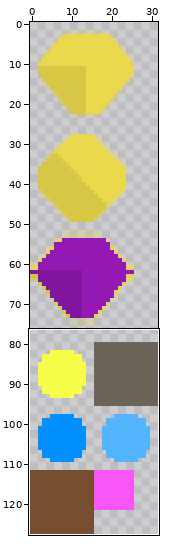
File history of a sprite sheet, images/shared-0-sheet14.png. The first picture is a wide view before the edit; the outline marks the close-up.
Close-up. Before the edit:
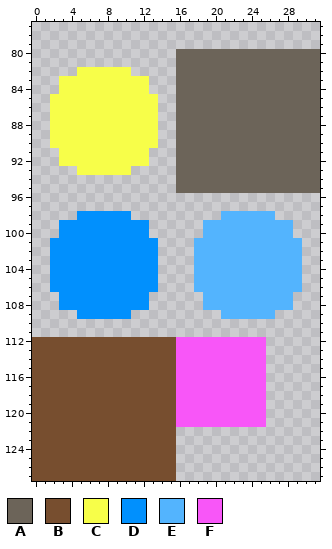
The file is 32x128 pixels. Pixels under 10% opacity are left out. Colours within 5 levels of each other are drawn and written as one. Shown: x 0..31, y 77..127.
Palette (. is transparent): A #6c6459  B #774e2f  C #f7fe49  D #0190fd  E #53b4fe  F #f856f8
Pixels before, first column x 0:
 80 ................AAAAAAAAAAAAAAAA
 81 ................AAAAAAAAAAAAAAAA
 82 .....CCCCCC.....AAAAAAAAAAAAAAAA
 83 ...CCCCCCCCCC...AAAAAAAAAAAAAAAA
 84 ...CCCCCCCCCC...AAAAAAAAAAAAAAAA
 85 ..CCCCCCCCCCCC..AAAAAAAAAAAAAAAA
 86 ..CCCCCCCCCCCC..AAAAAAAAAAAAAAAA
 87 ..CCCCCCCCCCCC..AAAAAAAAAAAAAAAA
 88 ..CCCCCCCCCCCC..AAAAAAAAAAAAAAAA
 89 ..CCCCCCCCCCCC..AAAAAAAAAAAAAAAA
 90 ..CCCCCCCCCCCC..AAAAAAAAAAAAAAAA
 91 ...CCCCCCCCCC...AAAAAAAAAAAAAAAA
 92 ...CCCCCCCCCC...AAAAAAAAAAAAAAAA
 93 .....CCCCCC.....AAAAAAAAAAAAAAAA
 94 ................AAAAAAAAAAAAAAAA
 95 ................AAAAAAAAAAAAAAAA
 96 ................................
 97 ................................
 98 .....DDDDDD..........EEEEEE.....
 99 ...DDDDDDDDDD......EEEEEEEEEE...
100 ...DDDDDDDDDD......EEEEEEEEEE...
101 ..DDDDDDDDDDDD....EEEEEEEEEEEE..
102 ..DDDDDDDDDDDD....EEEEEEEEEEEE..
103 ..DDDDDDDDDDDD....EEEEEEEEEEEE..
104 ..DDDDDDDDDDDD....EEEEEEEEEEEE..
105 ..DDDDDDDDDDDD....EEEEEEEEEEEE..
106 ..DDDDDDDDDDDD....EEEEEEEEEEEE..
107 ...DDDDDDDDDD......EEEEEEEEEE...
108 ...DDDDDDDDDD......EEEEEEEEEE...
109 .....DDDDDD..........EEEEEE.....
110 ................................
111 ................................
112 BBBBBBBBBBBBBBBBFFFFFFFFFF......
113 BBBBBBBBBBBBBBBBFFFFFFFFFF......
114 BBBBBBBBBBBBBBBBFFFFFFFFFF......
115 BBBBBBBBBBBBBBBBFFFFFFFFFF......
116 BBBBBBBBBBBBBBBBFFFFFFFFFF......
117 BBBBBBBBBBBBBBBBFFFFFFFFFF......
118 BBBBBBBBBBBBBBBBFFFFFFFFFF......
119 BBBBBBBBBBBBBBBBFFFFFFFFFF......
120 BBBBBBBBBBBBBBBBFFFFFFFFFF......
121 BBBBBBBBBBBBBBBBFFFFFFFFFF......
122 BBBBBBBBBBBBBBBB................
123 BBBBBBBBBBBBBBBB................
124 BBBBBBBBBBBBBBBB................
125 BBBBBBBBBBBBBBBB................
126 BBBBBBBBBBBBBBBB................
127 BBBBBBBBBBBBBBBB................
New version:
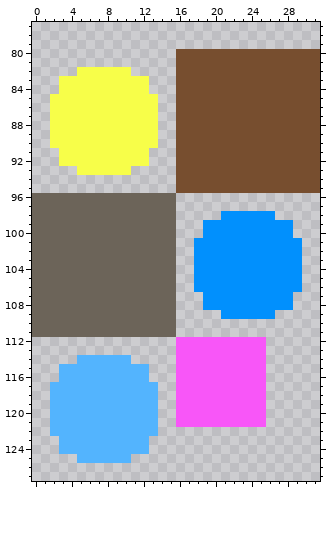
The edit:
y 80..95: x 16..31 AAAAAAAAAAAAAAAA -> BBBBBBBBBBBBBBBB
y 96..97: x 0..15 ................ -> AAAAAAAAAAAAAAAA
y 98: x 0..15 .....DDDDDD..... -> AAAAAAAAAAAAAAAA; x 21..26 EEEEEE -> DDDDDD
y 99..100: x 0..15 ...DDDDDDDDDD... -> AAAAAAAAAAAAAAAA; x 19..28 EEEEEEEEEE -> DDDDDDDDDD
y 101..106: x 0..15 ..DDDDDDDDDDDD.. -> AAAAAAAAAAAAAAAA; x 18..29 EEEEEEEEEEEE -> DDDDDDDDDDDD
y 107..108: x 0..15 ...DDDDDDDDDD... -> AAAAAAAAAAAAAAAA; x 19..28 EEEEEEEEEE -> DDDDDDDDDD
y 109: x 0..15 .....DDDDDD..... -> AAAAAAAAAAAAAAAA; x 21..26 EEEEEE -> DDDDDD
y 110..111: x 0..15 ................ -> AAAAAAAAAAAAAAAA
y 112..113: x 0..15 BBBBBBBBBBBBBBBB -> ................
y 114: x 0..15 BBBBBBBBBBBBBBBB -> .....EEEEEE.....
y 115..116: x 0..15 BBBBBBBBBBBBBBBB -> ...EEEEEEEEEE...
y 117..122: x 0..15 BBBBBBBBBBBBBBBB -> ..EEEEEEEEEEEE..
y 123..124: x 0..15 BBBBBBBBBBBBBBBB -> ...EEEEEEEEEE...
y 125: x 0..15 BBBBBBBBBBBBBBBB -> .....EEEEEE.....
y 126..127: x 0..15 BBBBBBBBBBBBBBBB -> ................
Pixel boxes of the changes (left, top, right, bottom) in both close-ups:
changed: (32, 49, 320, 481)
